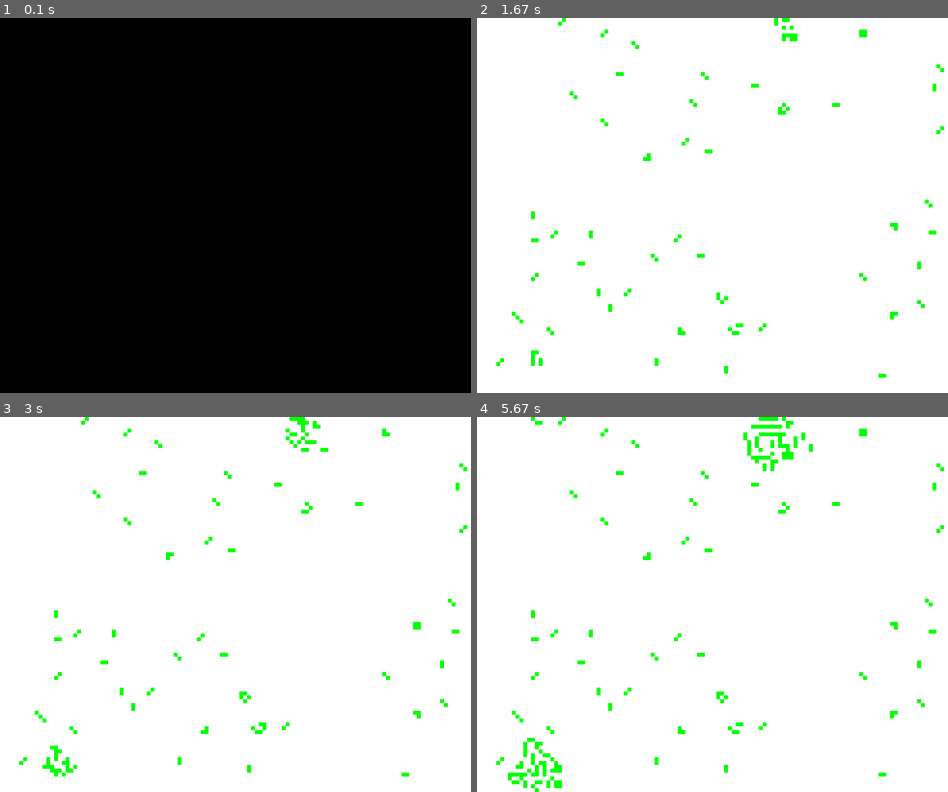
Above: before the commit, frames 1-4 (two rows, left to right).
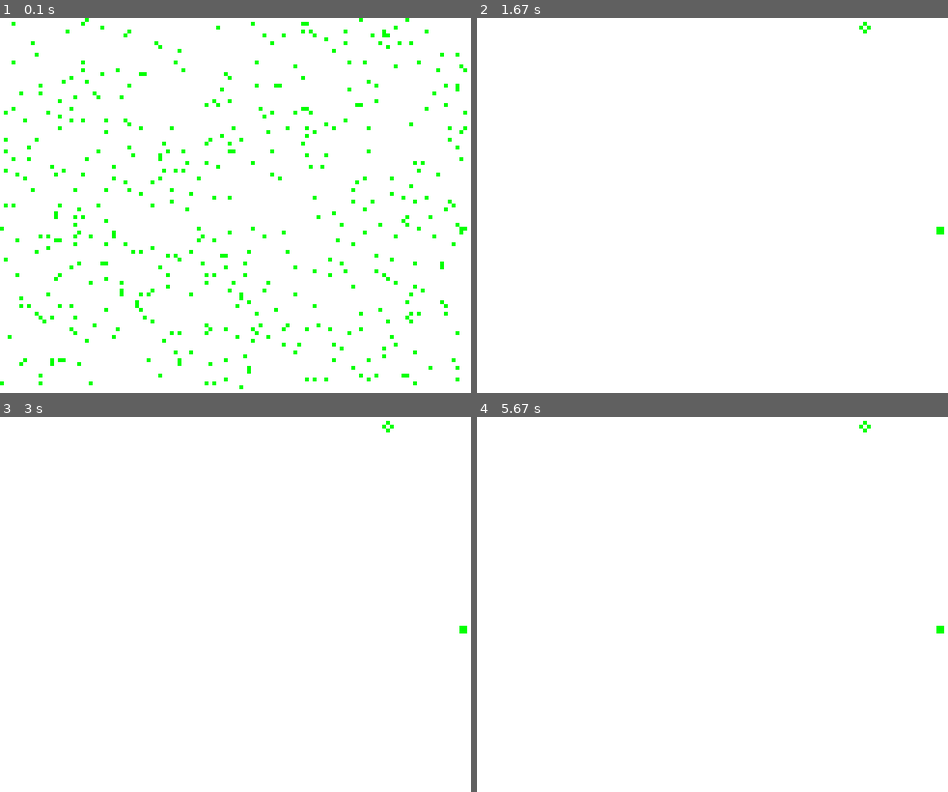
Above: after the commit, the same moments.

Repository: saubun/python-repo
Game: pygame game, started from src/gameOfLife.py
Same seed, same stepped clock (60 frames per second), same inputs: the game is played once before the commit and once after it.
Inputs:
- Up to frame 1 (0.1 s): no input
- Up to frame 2 (1.67 s): tap Space at 0.33 s
- Up to frame 3 (3 s): no input
- Up to frame 4 (5.67 s): no input

The runs differ from the first frame. In frame 1, 100% of the frame differs, in the area x 0-100%, y 0-100%; in frame 2, 1.1%; in frame 3, 1.4%; in frame 4, 2.1%.

Commit message:
cells are still multiplying around the screen but at least its better now ??

Diff:
--- a/src/gameOfLife.py
+++ b/src/gameOfLife.py
@@ -3,7 +3,7 @@
 
 WIDTH = 610
 HEIGHT = 485
-FPS = 10
+FPS = 30
 
 WHITE = (255, 255, 255)
 BLACK = (0, 0, 0)
@@ -68,7 +68,7 @@
             for y in range(self.rows):
                 self.cells[x][y].draw()
 
-        self.newCells = self.cells
+        self.newCells = [x[:] for x in self.cells]
 
         # Main game
         for x in range(self.cols):
@@ -87,7 +87,7 @@
                     else:
                         self.newCells[x][y].value = state
 
-        self.cells = self.newCells
+        self.cells = [x[:] for x in self.newCells]
 
     def getAliveNeighborCount(self, x, y) -> int:
         '''Get the amount neighboring alive cells from the cell
@@ -102,6 +102,9 @@
                 except IndexError:
                     pass
 
+        # Don't count self as a neighbor
+        sum -= self.cells[x][y].value
+
         return sum
 
 
@@ -110,7 +113,7 @@
     running = True
     grid = Grid()
 
-    # Fill in 50 random cells
+    # Fill in random cells
     for _ in range(1000):
         y = np.random.randint(0, grid.rows-1)
         x = np.random.randint(0, grid.cols-1)
